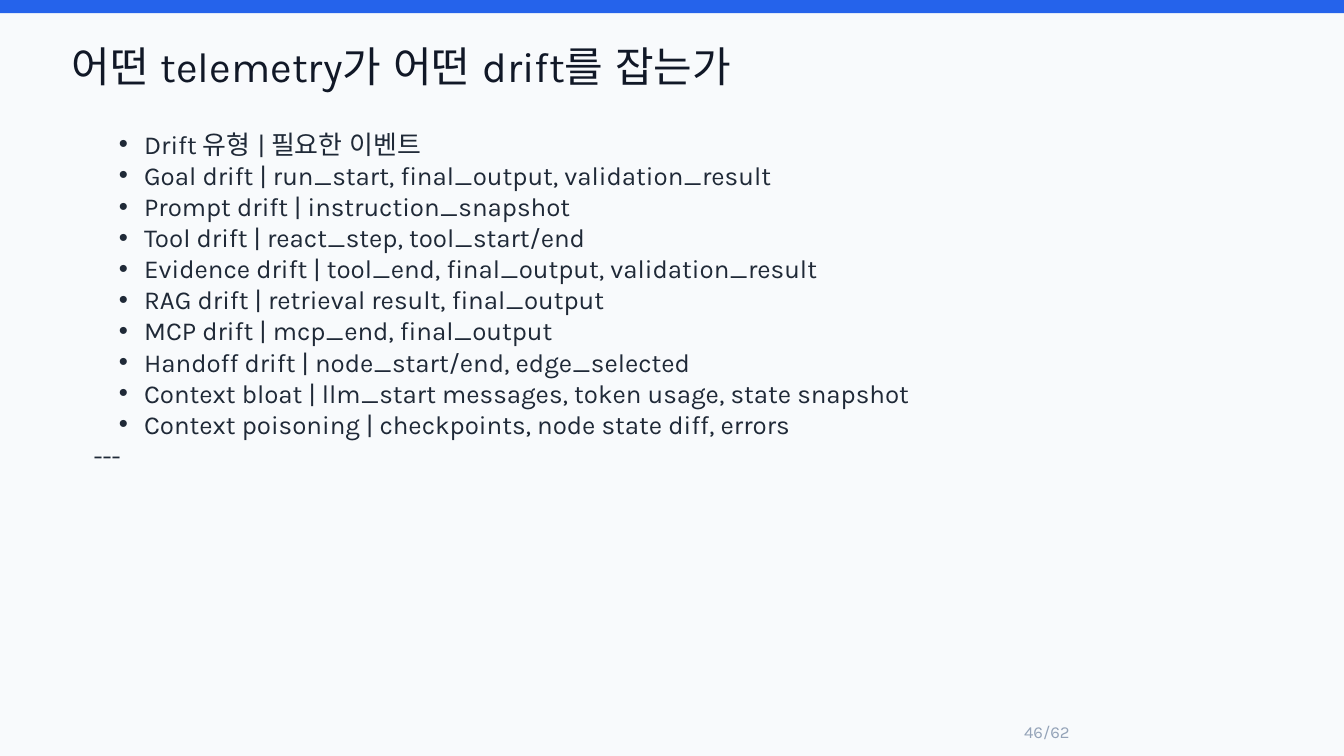
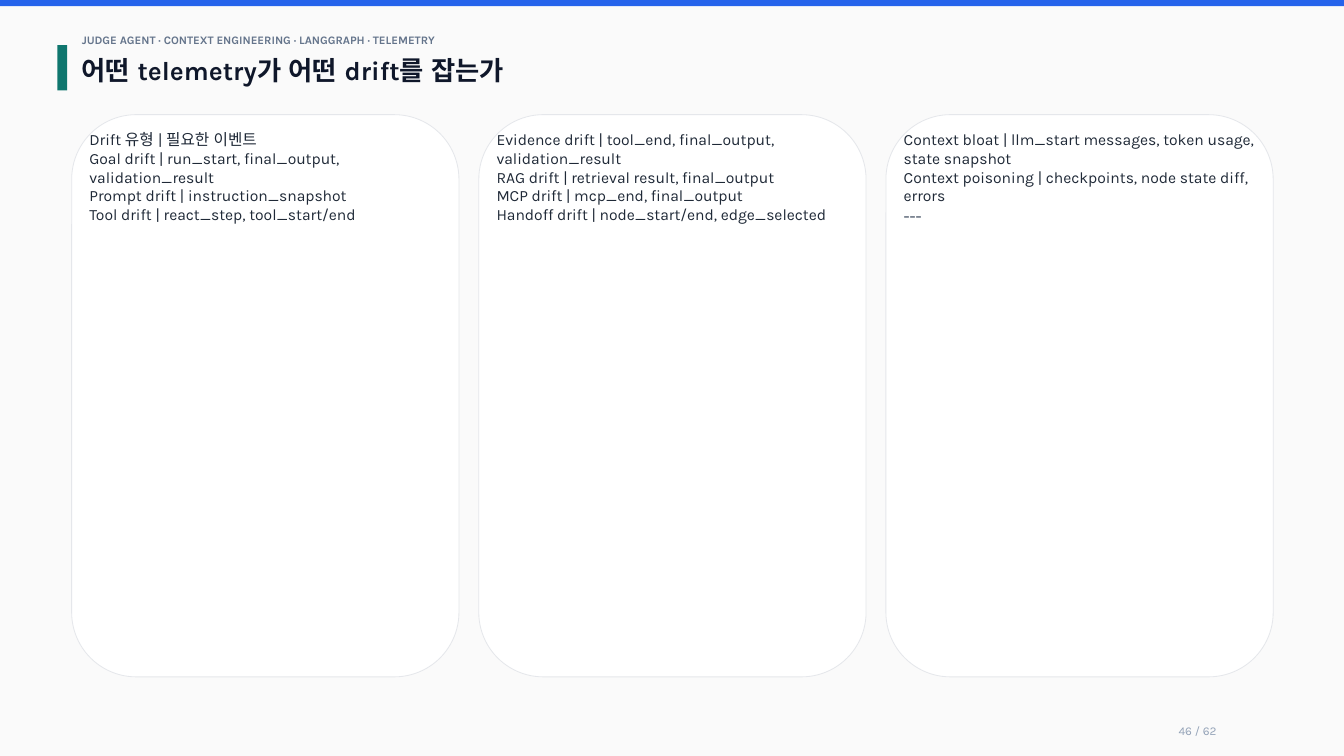
Before and after one commit to lesh915/judge-agent, a slide deck: slide 46 of docs/JUDGE_AGENT_CONTEXT_ENGINEERING_TECH_PRESENTATION.pptx. Drawn at 1344x756 pixels with LibreOffice and Linux fonts; fonts in the diff are those of the drawing. Boxes give left, top, right and bottom in pixels: in the first picture for what was removed or moved away, otherwise in the second. Text is boxed around its words. In the diff, an @@ line names an element or a change of style, - is before the commit and + after.

Commit message:
docs: refine presentation pptx layout

```diff
--- a/docs/JUDGE_AGENT_CONTEXT_ENGINEERING_TECH_PRESENTATION.pptx
+++ b/docs/JUDGE_AGENT_CONTEXT_ENGINEERING_TECH_PRESENTATION.pptx
@@ rectangle resized from (x1=0, y1=0, x2=1344, y2=13) to (x1=0, y1=0, x2=1344, y2=6) @@
@@ rectangle at (x1=0, y1=0, x2=1344, y2=756): fill #F8FAFC to #FAFAFA; outline none to #FAFAFA 0.6 pt @@
@@ rectangle added at (x1=57, y1=45, x2=68, y2=91), fill #0F766E @@
@@ text "어떤 telemetry가 어떤 drift를 잡는가" moved from (x1=72, y1=47, x2=731, y2=93) to (x1=82, y1=58, x2=505, y2=86) @@
@@ text "어떤 telemetry가 어떤 drift를 잡는가" at (x1=82, y1=58, x2=505, y2=86): size 30 to 18.8 pt, text colour #111827 to #0F172A, bold on @@
@@ text added at (x1=82, y1=36, x2=435, y2=44), 8.2 pt, text #64748B, bold @@
+JUDGE AGENT · CONTEXT ENGINEERING · LANGGRAPH · TELEMETRY
@@ rounded rectangle added at (x1=72, y1=115, x2=459, y2=678), fill #FFFFFF, outline #E5E7EB 0.6 pt @@
@@ rounded rectangle added at (x1=479, y1=115, x2=866, y2=678), fill #FFFFFF, outline #E5E7EB 0.6 pt @@
@@ rounded rectangle added at (x1=886, y1=115, x2=1273, y2=678), fill #FFFFFF, outline #E5E7EB 0.6 pt @@
@@ text added at (x1=89, y1=132, x2=355, y2=224), 11.2 pt, text #1F2937 @@
+Drift 유형 | 필요한 이벤트
+Goal drift | run_start, final_output, validation_result
+Prompt drift | instruction_snapshot
+Tool drift | react_step, tool_start/end
@@ text at (x1=144, y1=132, x2=771, y2=253): paragraphs removed @@
-• Drift 유형 | 필요한 이벤트
-• Goal drift | run_start, final_output, validation_result
-• Prompt drift | instruction_snapshot
-• Tool drift | react_step, tool_start/end
@@ text "Evidence drift | tool_end, final_output, ..." moved from (x1=144, y1=132, x2=909, y2=441) to (x1=497, y1=134, x2=826, y2=224) @@
@@ text "Evidence drift | tool_end, final_output, ..." at (x1=497, y1=134, x2=826, y2=224): size 18.5 to 11.2 pt; bullet • to none @@
@@ text added at (x1=904, y1=134, x2=1254, y2=201), 11.2 pt, text #1F2937 @@
+Context bloat | llm_start messages, token usage, state snapshot
+Context poisoning | checkpoints, node state diff, errors
+---
@@ text at (x1=144, y1=385, x2=909, y2=441): paragraphs removed @@
-• Context bloat | llm_start messages, token usage, state snapshot
-• Context poisoning | checkpoints, node state diff, errors
----
@@ text at (x1=1179, y1=727, x2=1217, y2=735): text changed; size 12 to 8.5 pt @@
-46/62
+46 / 62
```
Also in this commit, not shown: 61 other slides changed.
